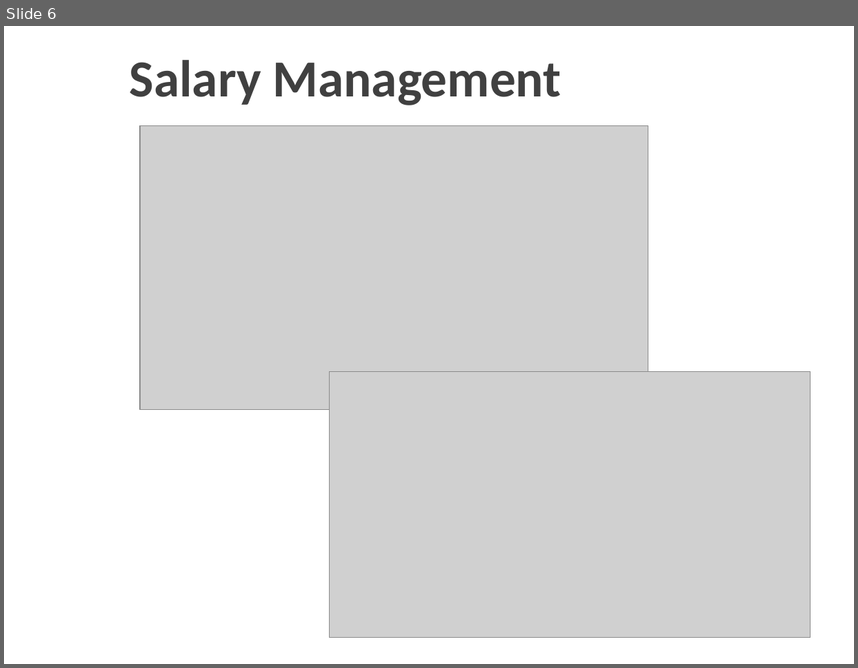
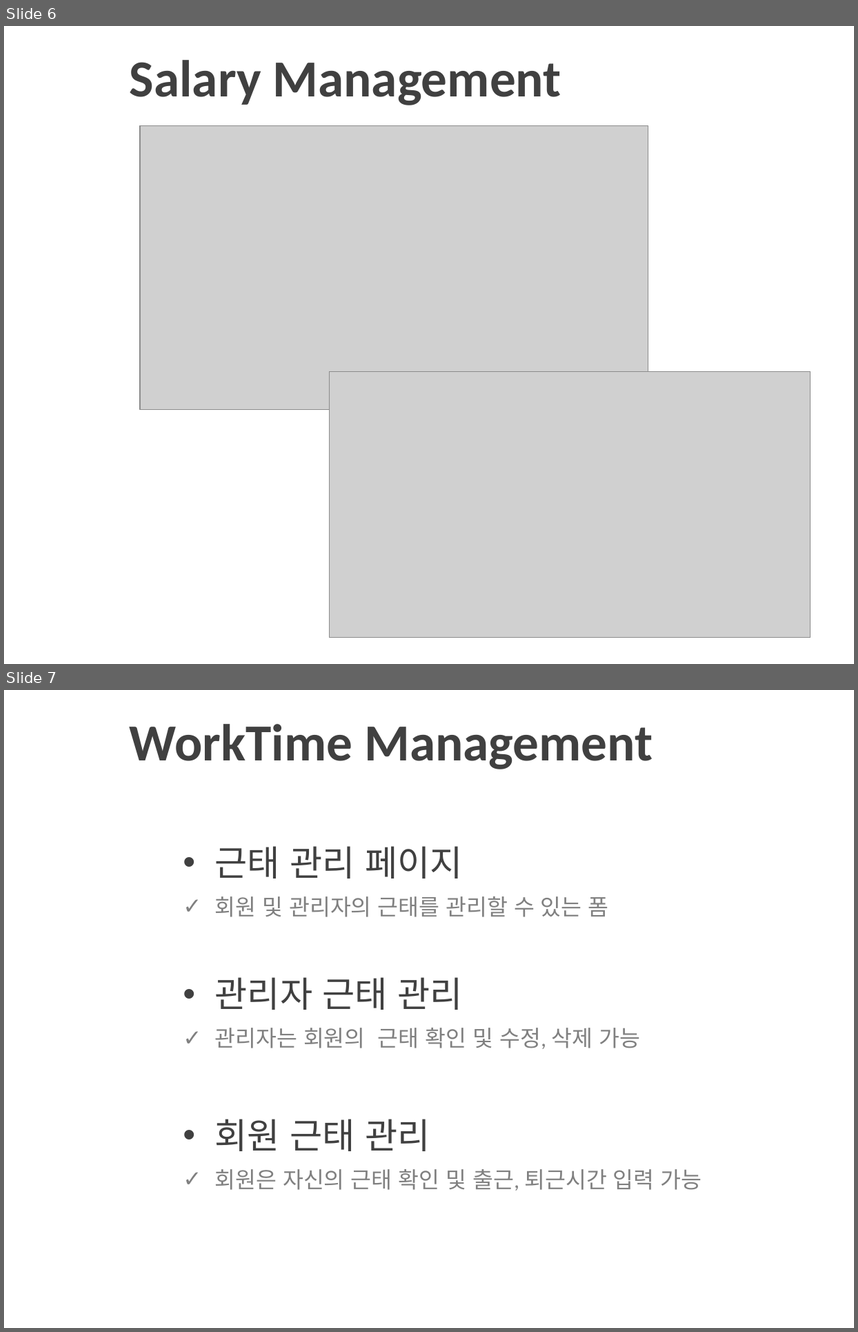
Before and after one commit to itbanked/H_Project, a slide deck: Info/TeamProjectPPT.pptx. Shown one above the other, each under a label of ours: slide 6 before the commit, slides 6 and 7 after it. The pictures are 858x668 and 858x1332 pixels, drawn with LibreOffice and Linux fonts; fonts in the diff are those of the drawing; grey boxes stand for pictures; background and template pictures are left out. Boxes give left, top, right and bottom in pixels: in the first picture for what was removed or moved away, otherwise in the second. Text is boxed around its words. In the diff, an @@ line names an element or a change of style, - is before the commit and + after.

```diff
--- a/Info/TeamProjectPPT.pptx
+++ b/Info/TeamProjectPPT.pptx
@@ slide 7 added at <box>4,690,854,1328</box>, background picture (left out) @@
@@ title added at <box>130,724,653,769</box>, 44 pt, text #404040, bold @@
+WorkTime Management
@@ text added at <box>215,846,702,1190</box>, 19 pt, text #808080 @@
+• 근태 관리 페이지
+✓ 회원 및 관리자의 근태를 관리할 수 있는 폼
+• 관리자 근태 관리
+✓ 관리자는 회원의 근태 확인 및 수정, 삭제 가능
+• 회원 근태 관리
+✓ 회원은 자신의 근태 확인 및 출근, 퇴근시간 입력 가능
```
Also in this commit, not shown: 2 other slides added, 1 other file.
